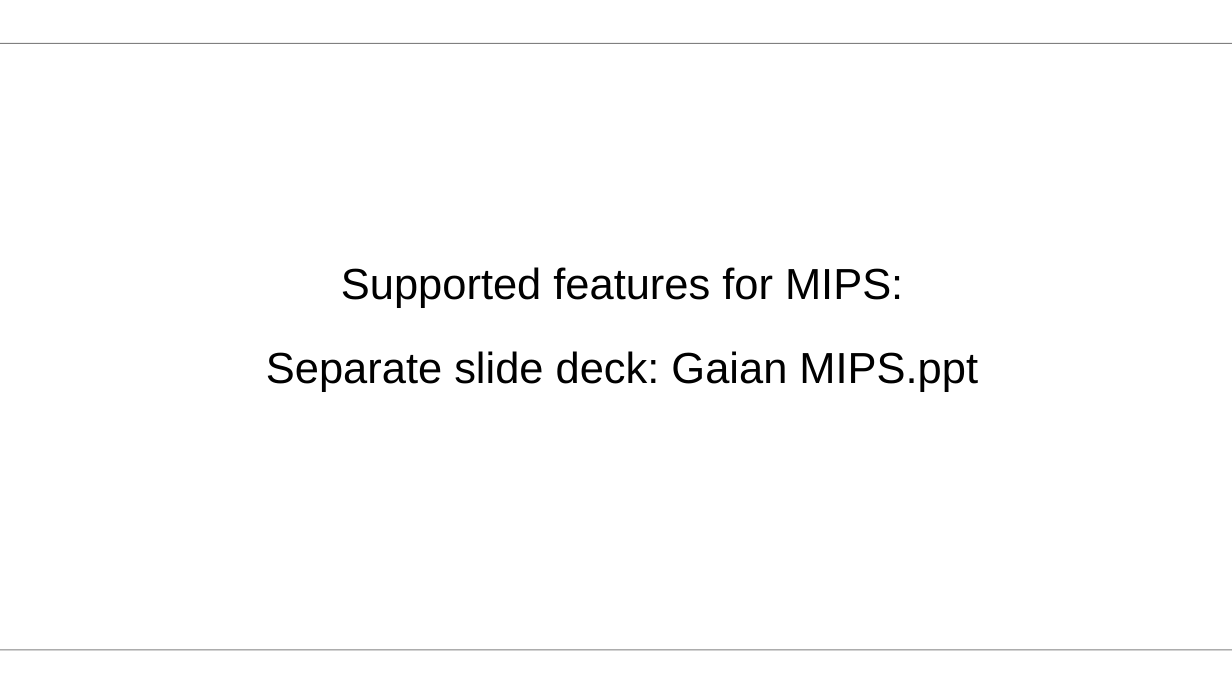
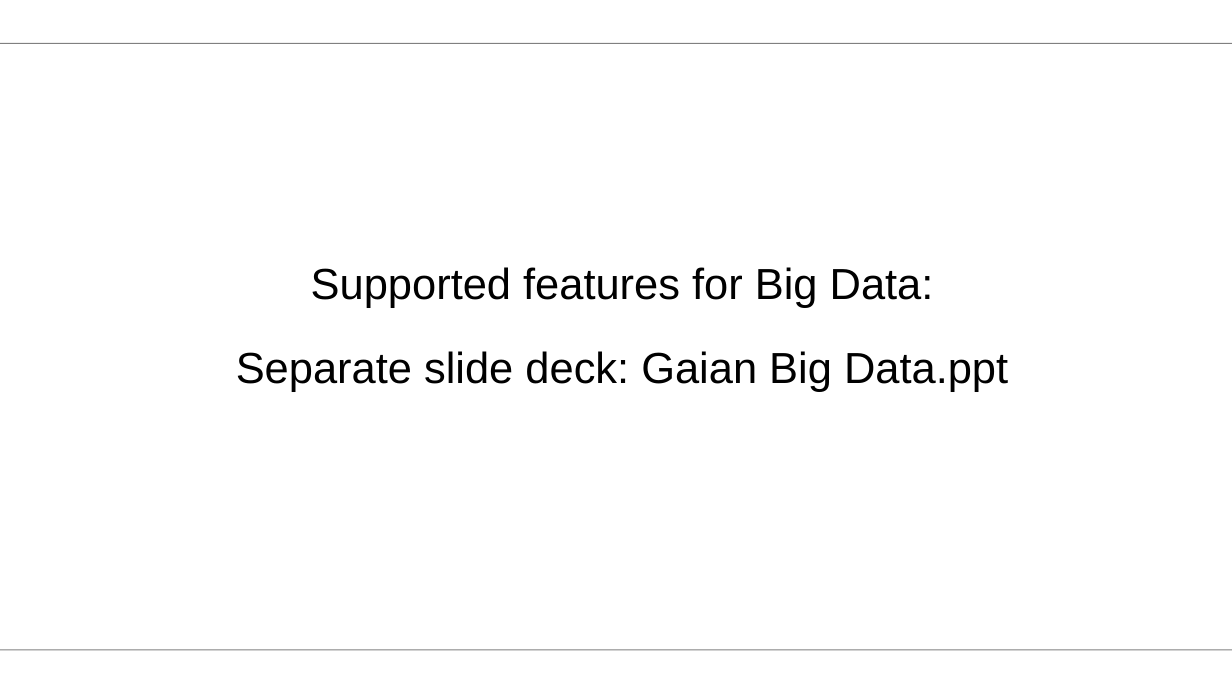
Before and after one commit to gaiandb/gaiandb, a slide deck: slide 17 of doc/Training/Gaian Asset Training Day - Main Slides.ppt. Drawn at 1232x693 pixels with LibreOffice and Linux fonts; fonts in the diff are those of the drawing; background and template pictures are left out. Boxes give left, top, right and bottom in pixels: in the first picture for what was removed or moved away, otherwise in the second. Text is boxed around its words. In the diff, an @@ line names an element or a change of style, - is before the commit and + after.

```diff
--- a/doc/Training/Gaian Asset Training Day - Main Slides.ppt
+++ b/doc/Training/Gaian Asset Training Day - Main Slides.ppt
@@ title at (x1=236, y1=267, x2=1008, y2=392): text changed @@
-Supported features for MIPS:
-Separate slide deck: Gaian MIPS.ppt
+Supported features for Big Data:
+Separate slide deck: Gaian Big Data.ppt
```
Also in this commit, not shown: 2 other slides changed, 3 other files.
